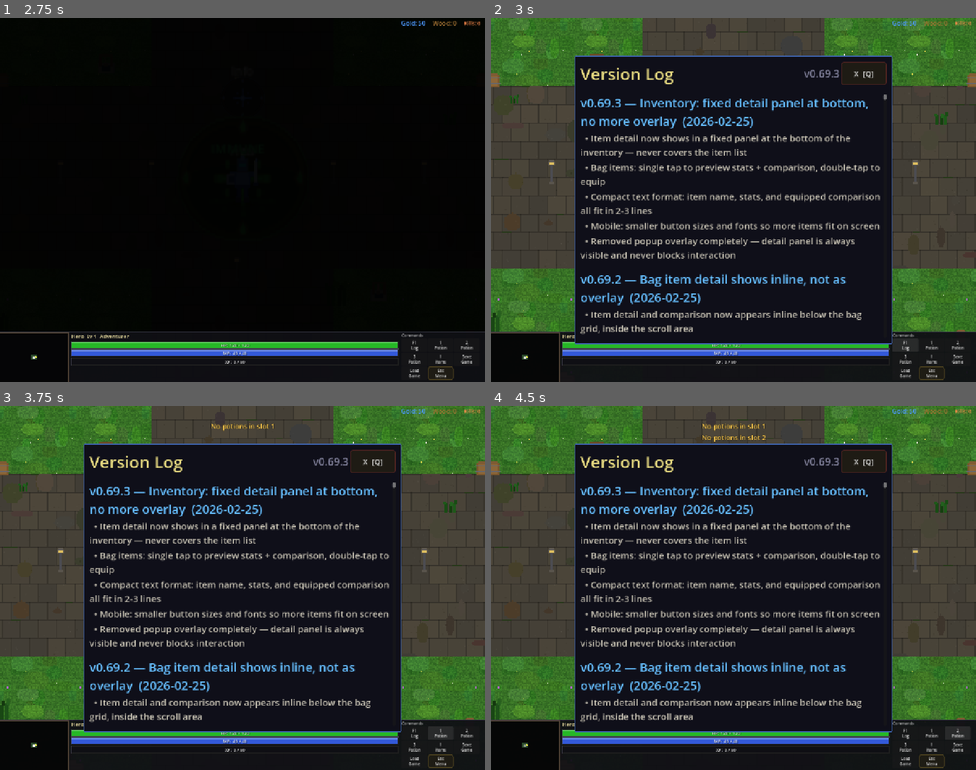
Above: before the commit, frames 1-4 (two rows, left to right).
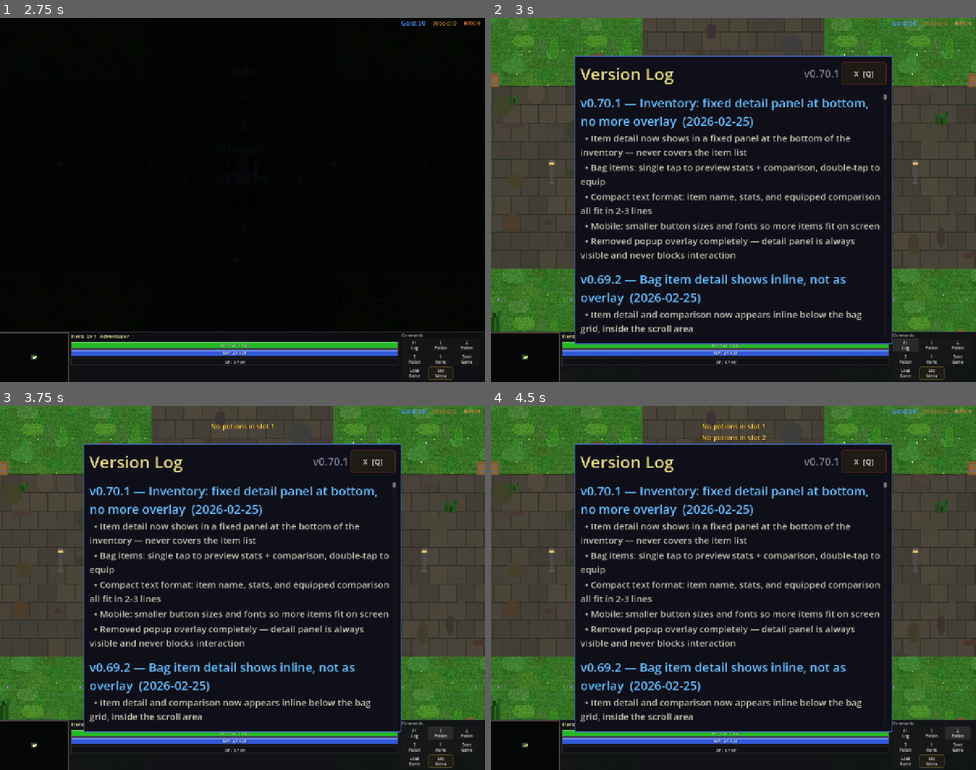
Above: after the commit, the same moments.

Repository: slxny/legends-open-rpg
Game: Godot game, scene res://scenes/main.tscn
The game is run twice, just before and just after one commit, with the same random seed, the same clock (stepped at 60 frames per second) and the same inputs.
Inputs (mouse positions are in pixels of both pictures, inside the frame that each line leads up to):
- Up to frame 1 (2.75 s): tap Enter at 0.5 s; move the mouse to (349, 181) at 0.52 s; hold D (move_right) 0.53-1.25 s; hold Space (attack) 0.53-1.25 s; click (349, 181) at 0.67 s; drag from (145, 218) to (218, 272) at 1.27 s; click "SELECT" at 2 s
- Up to frame 2 (3 s): click "F1 Log" at 2.75 s
- Up to frame 3 (3.75 s): click "1 Potion" at 3.5 s
- Up to frame 4 (4.5 s): click "2 Potion" at 4.25 s

Frame 1 is identical in both runs. In frame 2, 0.1% of the frame differs, in the area x 21-72%, y 14-25%; in frame 3, 0.1%; in frame 4, 0.1%.
Error in both runs: Invalid assignment of property or key '_mobile_potion_btns' with value of type 'Array' on a base object of type 'CharacterBody2D (player.gd)'. (res://scenes/ui…

Commit message:
Bump version to v0.70.1
Co-Authored-By: Claude Opus 4.6 <noreply@anthropic.com>

Diff:
--- a/scenes/ui/changelog_dialog.gd
+++ b/scenes/ui/changelog_dialog.gd
@@ -9,11 +9,11 @@
 var _is_visible: bool = false
 var _is_mobile: bool = false
 
-const GAME_VERSION := "v0.69.3"
+const GAME_VERSION := "v0.70.1"
 
 const CHANGELOG: Array[Dictionary] = [
 	{
-		"version": "v0.69.3",
+		"version": "v0.70.1",
 		"title": "Inventory: fixed detail panel at bottom, no more overlay",
 		"date": "2026-02-25",
 		"entries": [
